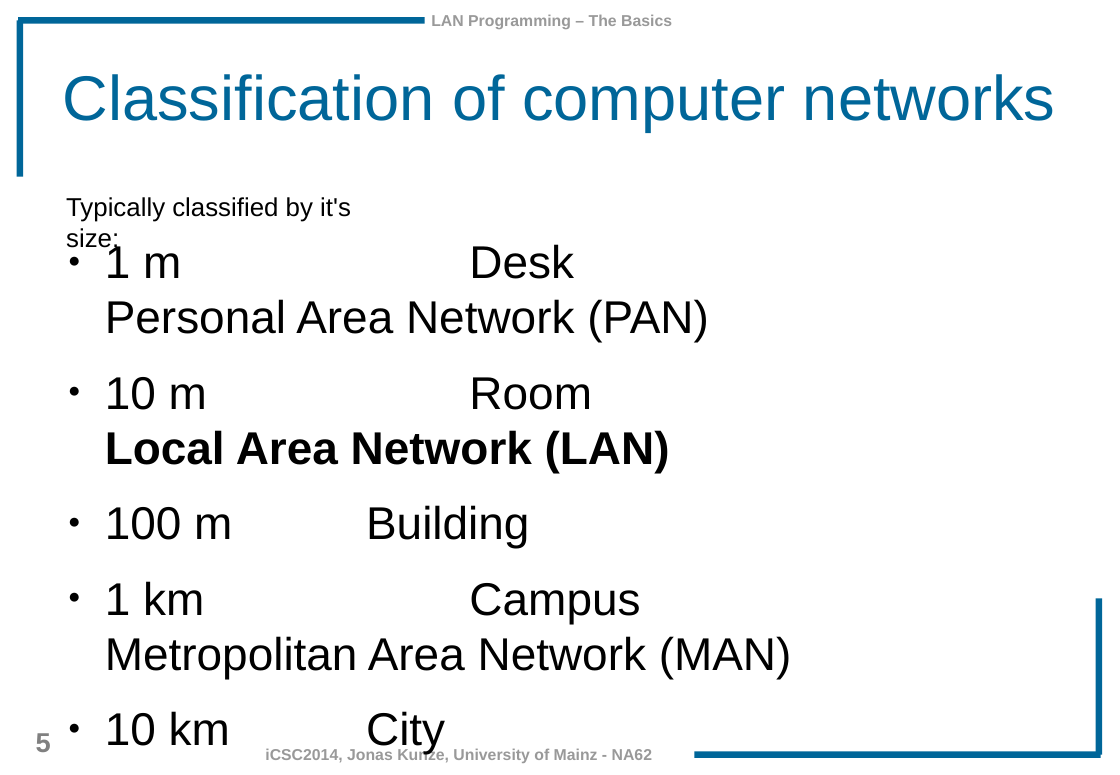
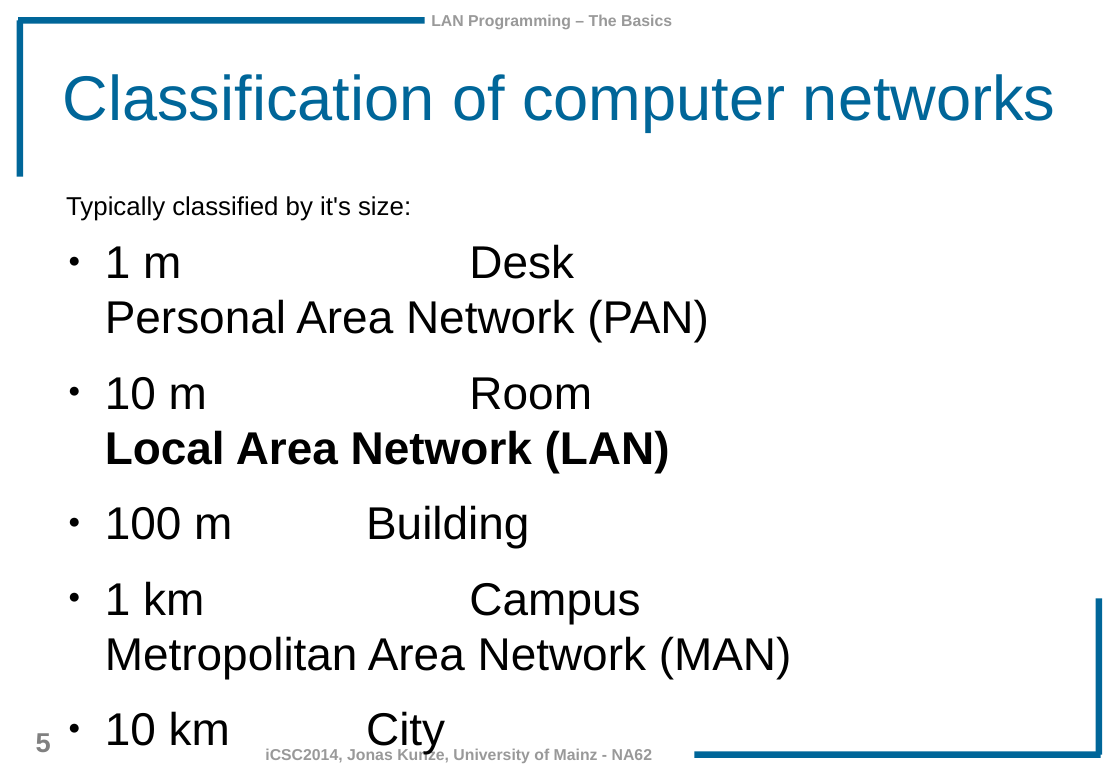
Before and after one commit to JonasKunze/icsc2014, a slide deck: slide 5 of iCSC-2014-LAN_Programming_Basics.odp. Drawn at 1120x775 pixels with LibreOffice and Linux fonts; fonts in the diff are those of the drawing; background and template pictures are left out. Boxes give left, top, right and bottom in pixels: in the first picture for what was removed or moved away, otherwise in the second. Text is boxed around its words. In the diff, an @@ line names an element or a change of style, - is before the commit and + after.

```diff
--- a/iCSC-2014-LAN_Programming_Basics.odp
+++ b/iCSC-2014-LAN_Programming_Basics.odp
@@ text "Typically classified by it's size:" rewrapped from [66, 197, 351, 253] to [66, 196, 411, 221] @@
```
Also in this commit, not shown: 6 other slides changed, 6 slides added, 2 slides removed, 5 other files.
